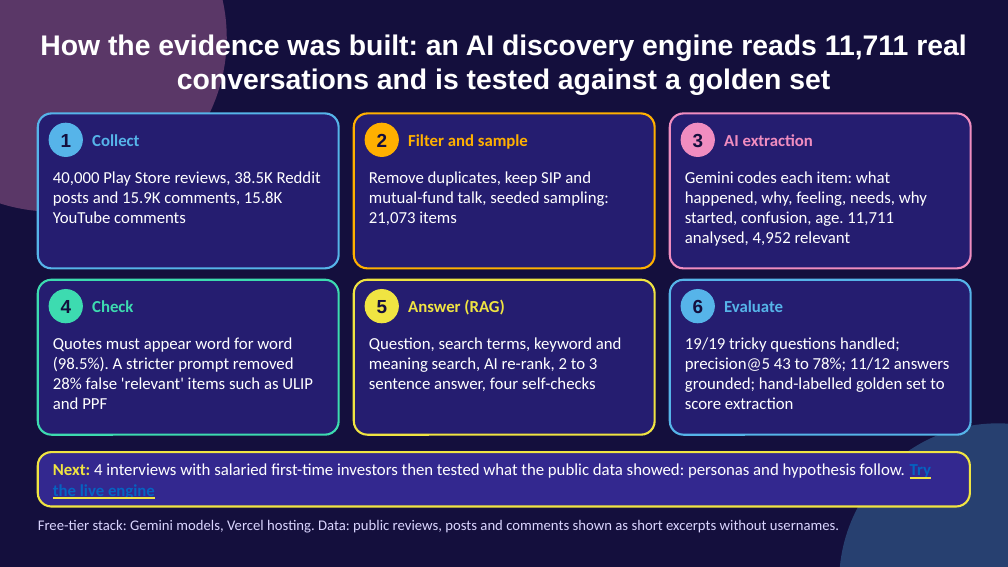
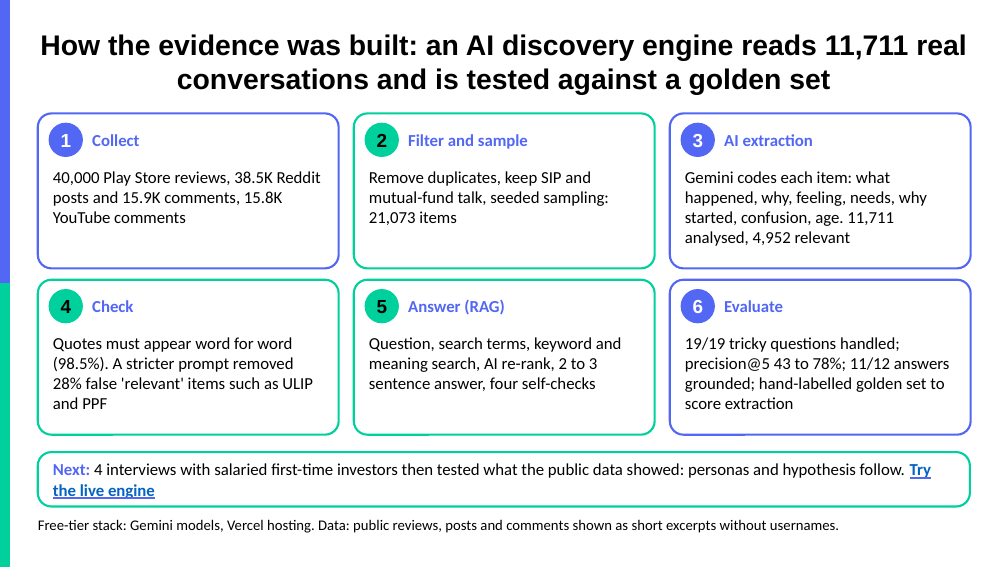
Before and after one commit to akarshita711/NEXTLEAP_GRAD_PROJECT_groww_SIP_research, a slide deck: slide 4 of deck/NL_Groww.pptx. Drawn at 1008x567 pixels with LibreOffice and Linux fonts; fonts in the diff are those of the drawing; background and template pictures are left out. Boxes give left, top, right and bottom in pixels: in the first picture for what was removed or moved away, otherwise in the second. Text is boxed around its words. In the diff, an @@ line names an element or a change of style, - is before the commit and + after.

```diff
--- a/deck/NL_Groww.pptx
+++ b/deck/NL_Groww.pptx
@@ background #140F3D to #FFFFFF @@
@@ ellipse removed at box(0, 0, 227, 212) @@
@@ rectangle added at box(0, 0, 9, 284), fill #5367F5, outline #5367F5 1 pt @@
@@ rounded rectangle at box(38, 113, 339, 268): fill #251D70 to #FFFFFF; outline #56B4E9 2 pt to #5367F5 2 pt @@
@@ rounded rectangle at box(354, 113, 655, 268): fill #251D70 to #FFFFFF; outline #FFB000 2 pt to #00D09C 2 pt @@
@@ rounded rectangle at box(670, 113, 971, 268): fill #251D70 to #FFFFFF; outline #F08DC0 2 pt to #5367F5 2 pt @@
@@ ellipse at box(49, 123, 82, 157): fill #56B4E9 to #5367F5; outline #56B4E9 1 pt to #5367F5 1 pt @@
@@ text "Collect" at box(92, 134, 139, 146): text colour #56B4E9 to #5367F5 @@
@@ ellipse at box(365, 123, 399, 157): fill #FFB000 to #00D09C; outline #FFB000 1 pt to #00D09C 1 pt @@
@@ text "Filter and sample" at box(408, 134, 528, 149): text colour #FFB000 to #5367F5 @@
@@ ellipse at box(681, 123, 715, 157): fill #F08DC0 to #5367F5; outline #F08DC0 1 pt to #5367F5 1 pt @@
@@ text "AI extraction" at box(724, 134, 813, 146): text colour #F08DC0 to #5367F5 @@
@@ rectangle added at box(0, 284, 9, 567), fill #00D09C, outline #00D09C 1 pt @@
@@ rounded rectangle at box(38, 280, 339, 435): fill #251D70 to #FFFFFF; outline #3DDBB0 2 pt to #00D09C 2 pt @@
@@ ellipse at box(49, 290, 82, 323): fill #3DDBB0 to #00D09C; outline #3DDBB0 1 pt to #00D09C 1 pt @@
@@ text "Check" at box(92, 300, 133, 312): text colour #3DDBB0 to #5367F5 @@
@@ rounded rectangle at box(354, 280, 655, 435): fill #251D70 to #FFFFFF; outline #F0E442 2 pt to #00D09C 2 pt @@
@@ text colour #140F3D to #000000 in 3 elements at box(377, 134, 388, 147), box(61, 300, 72, 313), box(377, 300, 388, 313) @@
@@ ellipse at box(365, 290, 399, 323): fill #F0E442 to #00D09C; outline #F0E442 1 pt to #00D09C 1 pt @@
@@ text "Answer (RAG)" at box(408, 300, 504, 315): text colour #F0E442 to #5367F5 @@
@@ rounded rectangle at box(670, 280, 971, 435): fill #251D70 to #FFFFFF; outline #56B4E9 2 pt to #5367F5 2 pt @@
@@ text colour #140F3D to #FFFFFF in 3 elements at box(61, 134, 72, 147), box(693, 134, 704, 147), box(693, 300, 704, 313) @@
@@ ellipse at box(681, 290, 715, 323): fill #56B4E9 to #5367F5; outline #56B4E9 1 pt to #5367F5 1 pt @@
@@ text "Evaluate" at box(724, 300, 783, 312): text colour #56B4E9 to #5367F5 @@
@@ text colour #FFFFFF to #000000 in 7 elements at box(40, 34, 966, 95), box(53, 171, 321, 223), box(369, 171, 609, 225), box(685, 171, 927, 246), box(53, 337, 313, 409), box(369, 337, 622, 391), box(685, 337, 950, 409) @@
@@ ellipse removed at box(839, 423, 1008, 567) @@
@@ rounded rectangle at box(38, 452, 970, 507): fill #33288F to #FFFFFF; outline #F0E442 2 pt to #00D09C 2 pt @@
@@ text "Next: 4 interviews with salaried ..." at box(53, 463, 931, 499): text colour #F0E442 to #5367F5 in "Next:"; text colour #FFFFFF to #000000 in "4 interviews with salaried first-time investors then ..." @@
@@ text "Free-tier stack: Gemini models, Vercel ..." at box(38, 519, 839, 533): text colour #DAD5FF to #000000 @@
```
Also in this commit, not shown: 9 other slides changed, 18 other files.
